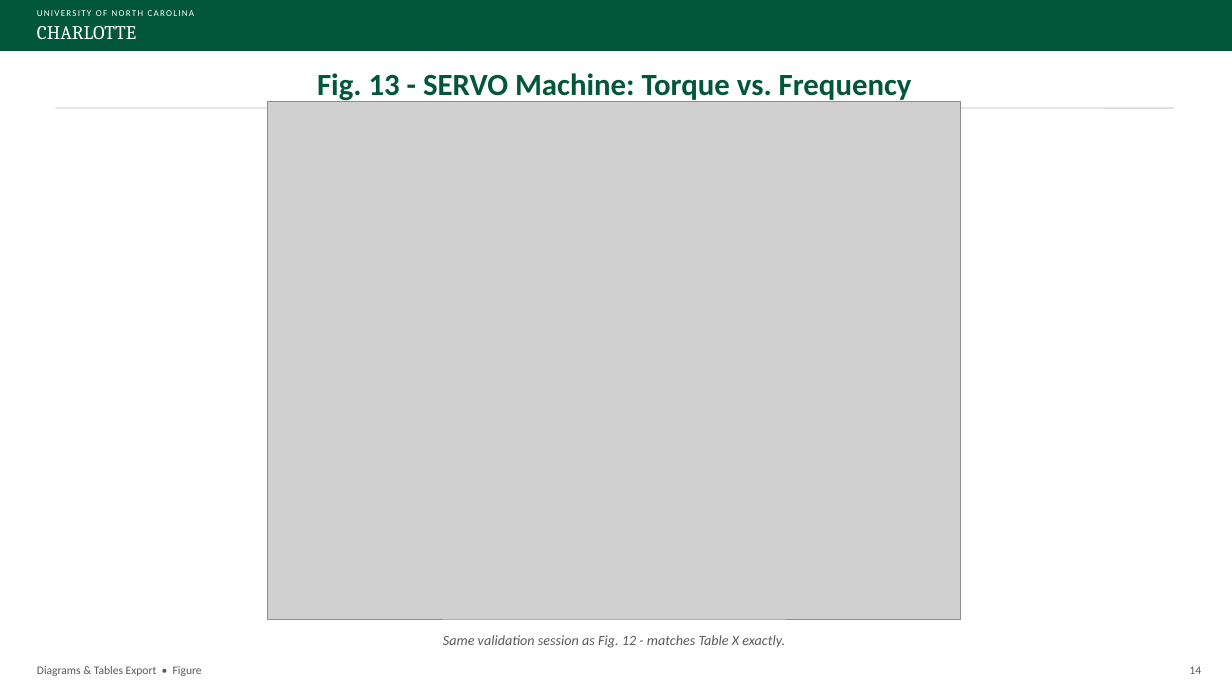
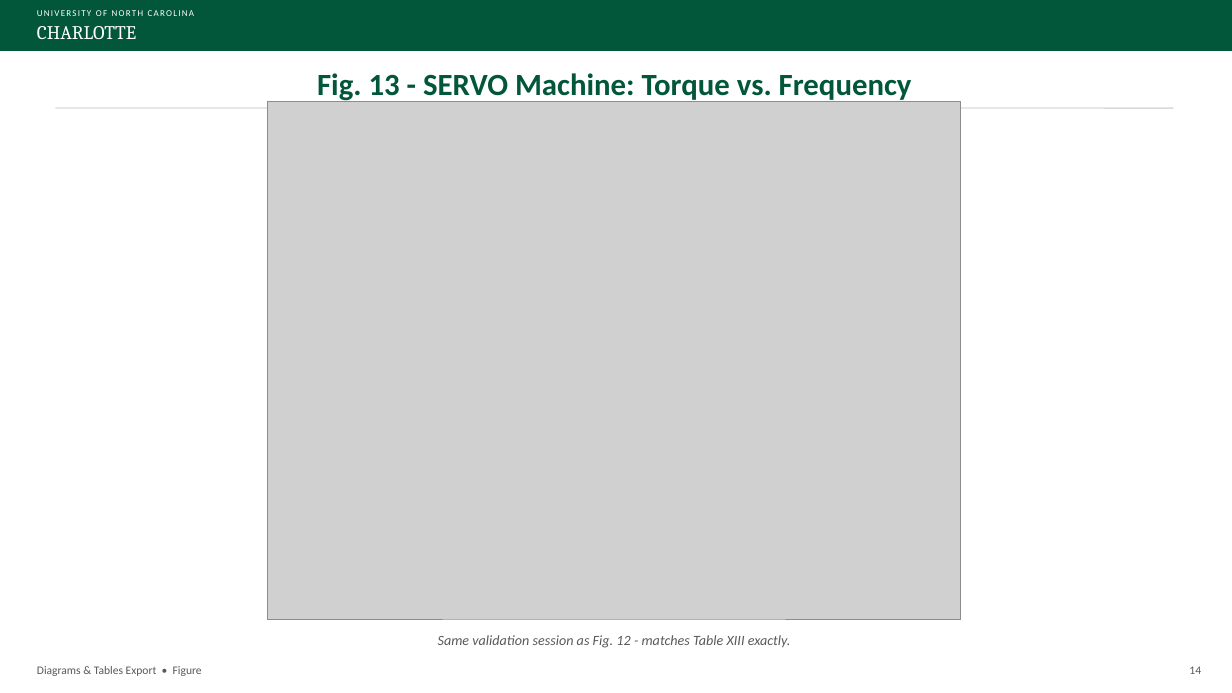
Before and after one commit to David-4529/Capstone, a slide deck: slide 14 of docs/paper/Sensorless_Load_Estimation_Diagrams_Tables_Export_Rev13.pptx. Drawn at 1232x693 pixels with LibreOffice and Linux fonts; fonts in the diff are those of the drawing; grey boxes stand for pictures. Boxes give left, top, right and bottom in pixels: in the first picture for what was removed or moved away, otherwise in the second. Text is boxed around its words. In the diff, an @@ line names an element or a change of style, - is before the commit and + after.

```diff
--- a/docs/paper/Sensorless_Load_Estimation_Diagrams_Tables_Export_Rev13.pptx
+++ b/docs/paper/Sensorless_Load_Estimation_Diagrams_Tables_Export_Rev13.pptx
@@ text at box(438, 635, 791, 648): text changed @@
-Same validation session as Fig. 12 - matches Table X exactly.
+Same validation session as Fig. 12 - matches Table XIII exactly.
```
Also in this commit, not shown: 8 other slides changed.
